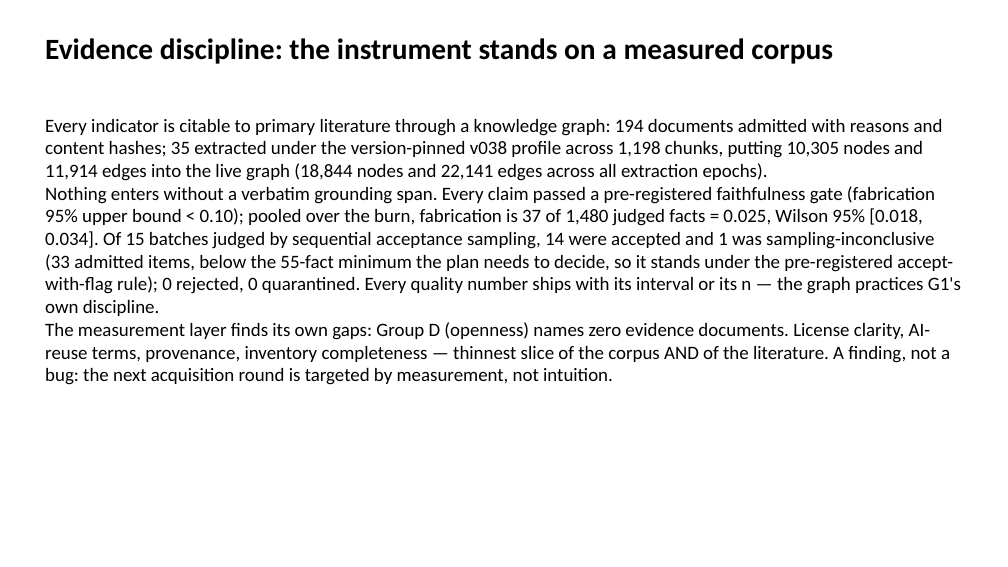
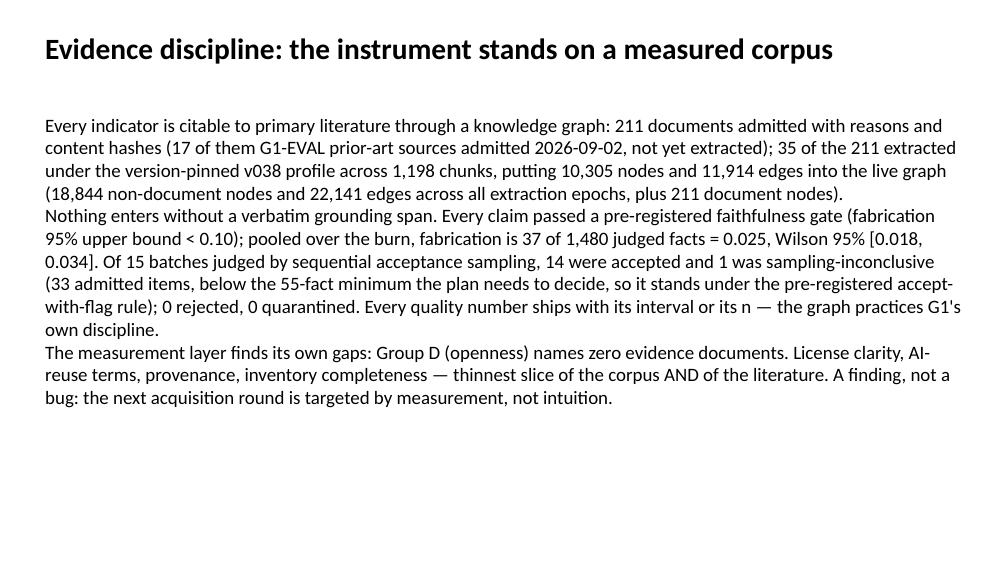
Before and after one commit to brockwebb/ai-readiness-kg, a slide deck: slide 15 of docs/crosswalk/framework_deck_2026-09-02.pptx. Drawn at 1008x567 pixels with LibreOffice and Linux fonts; fonts in the diff are those of the drawing. Boxes give left, top, right and bottom in pixels: in the first picture for what was removed or moved away, otherwise in the second. Text is boxed around its words. In the diff, an @@ line names an element or a change of style, - is before the commit and + after.

```diff
--- a/docs/crosswalk/framework_deck_2026-09-02.pptx
+++ b/docs/crosswalk/framework_deck_2026-09-02.pptx
@@ text at (45,119,956,204): text changed @@
-Every indicator is citable to primary literature through a knowledge graph: 194 documents admitted with reasons and content hashes; 35 extracted under the version-pinned v038 profile across 1,198 chunks, putting 10,305 nodes and 11,914 edges into the live graph (18,844 nodes and 22,141 edges across all extraction epochs).
+Every indicator is citable to primary literature through a knowledge graph: 211 documents admitted with reasons and content hashes (17 of them G1-EVAL prior-art sources admitted 2026-09-02, not yet extracted); 35 of the 211 extracted under the version-pinned v038 profile across 1,198 chunks, putting 10,305 nodes and 11,914 edges into the live graph (18,844 non-document nodes and 22,141 edges across all extraction epochs, plus 211 document nodes).
```
Also in this commit, not shown: 15 other files.
